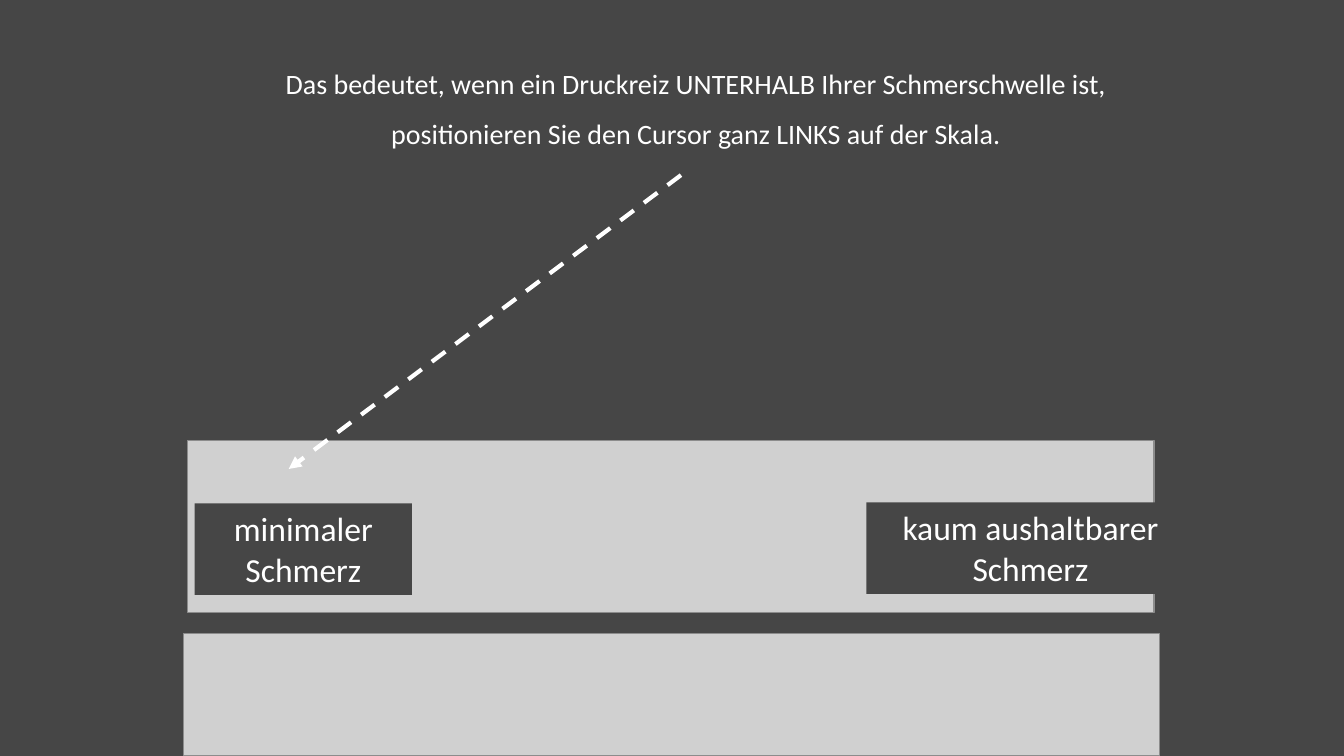
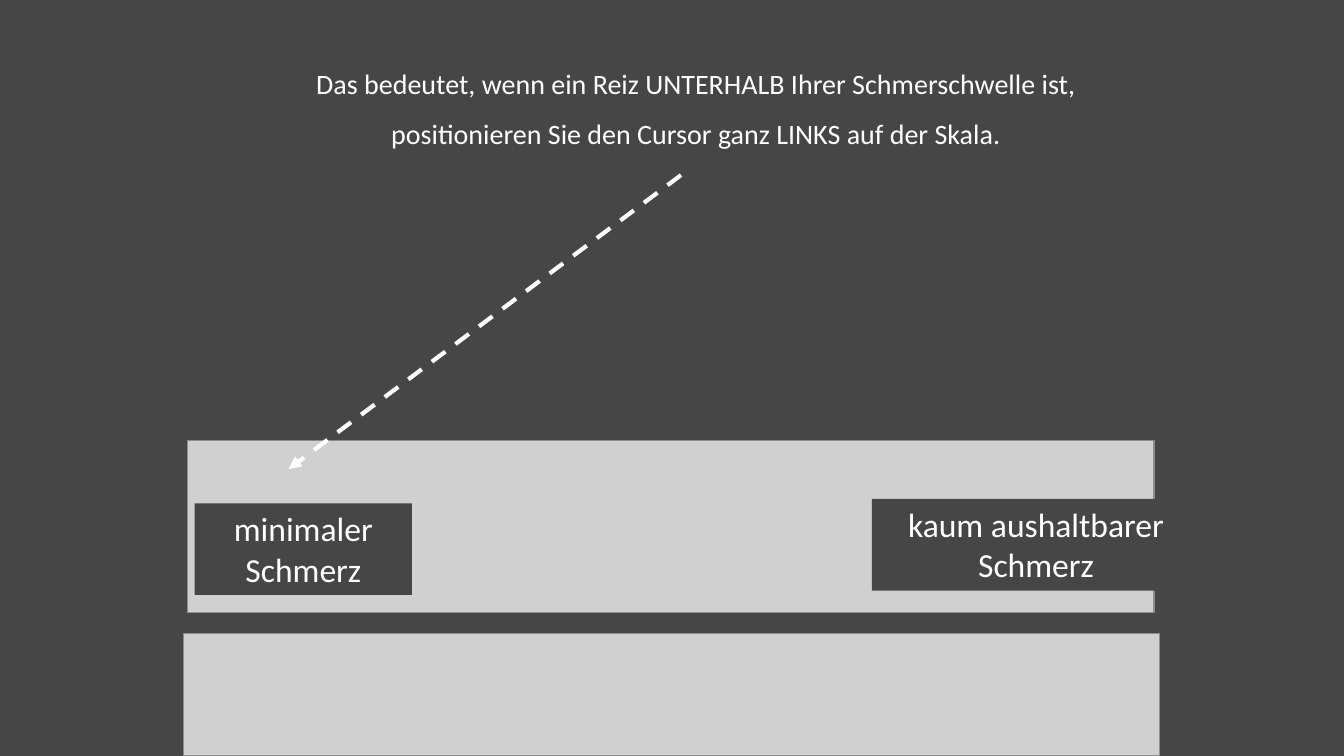
Before and after one commit to Nian-Jingqing/PEEP_fMRI, a slide deck: slide 12 of utils/img/VAS_Paradigm_Visuals.pptx. Drawn at 1344x756 pixels with LibreOffice and Linux fonts; fonts in the diff are those of the drawing; grey boxes stand for pictures. Boxes give left, top, right and bottom in pixels: in the first picture for what was removed or moved away, otherwise in the second. Text is boxed around its words. In the diff, an @@ line names an element or a change of style, - is before the commit and + after.

```diff
--- a/utils/img/VAS_Paradigm_Visuals.pptx
+++ b/utils/img/VAS_Paradigm_Visuals.pptx
@@ text at <box>316,74,1075,149</box>: text changed @@
-Das bedeutet, wenn ein Druckreiz UNTERHALB Ihrer Schmerschwelle ist, positionieren Sie den Cursor ganz LINKS auf der Skala.
+Das bedeutet, wenn ein Reiz UNTERHALB Ihrer Schmerschwelle ist, positionieren Sie den Cursor ganz LINKS auf der Skala.
@@ rectangle "kaum aushaltbarer": place and size @@
-rectangle "kaum aushaltbarer" at <box>866,502,1195,594</box>
+rectangle "kaum aushaltbarer" at <box>872,499,1201,591</box>
```
Also in this commit, not shown: 2 other slides changed, 17 other files.
